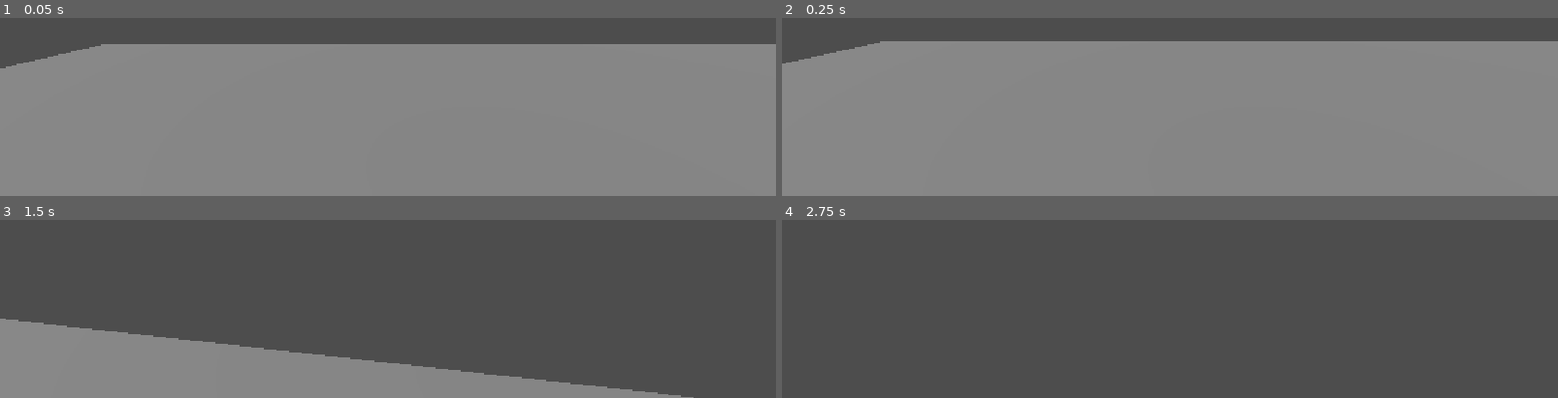
Above: before the commit, frames 1-4 (two rows, left to right).
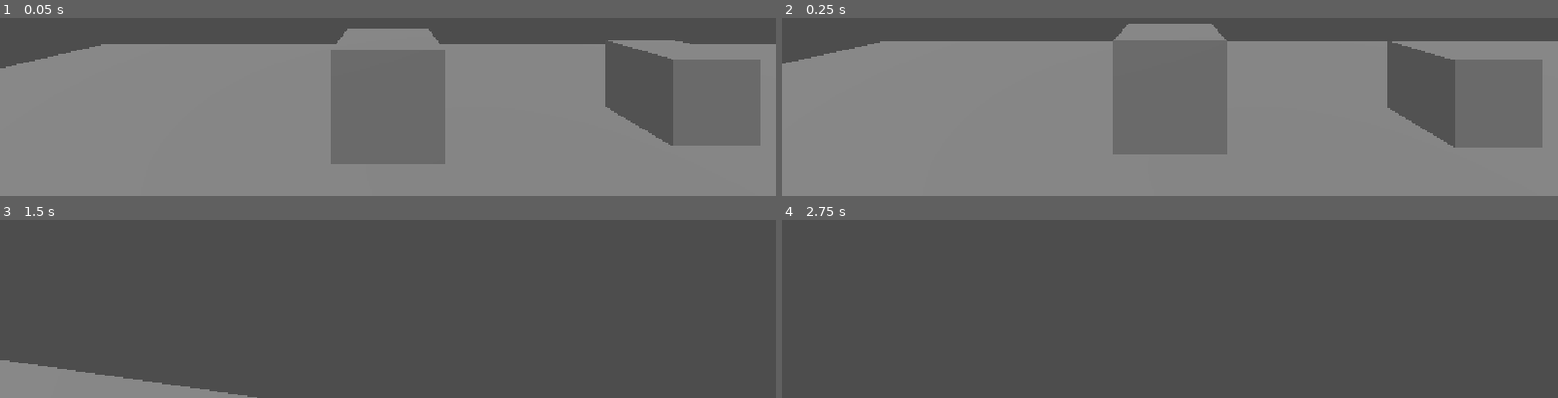
Above: after the commit, the same moments.

Repository: greedisfaust/fowl-play-project
Game: Godot game, scene res://arena/test_arena.tscn
The game is run twice, just before and just after one commit, with the same random seed, the same clock (stepped at 60 frames per second) and the same inputs.
Inputs (mouse positions are in pixels of both pictures, inside the frame that each line leads up to):
- Up to frame 1 (0.05 s): no input
- Up to frame 2 (0.25 s): no input
- Up to frame 3 (1.5 s): tap Enter at 0.5 s; move the mouse to (outside the picture) at 0.52 s; hold E (interact, bound only after the commit) 0.53-1.28 s; hold W (move_forward) from 0.53 s (still down); tap Space (jump) at 0.77 s; click (outside the picture) at 0.8 s; move the mouse to (outside the picture) at 1.27 s; click (outside the picture) at 1.35 s
- Up to frame 4 (2.75 s): keep holding W (move_forward); tap Space (jump) at 1.52, 2 s; tap E (interact, bound only after the commit) at 1.55 s; move the mouse to (outside the picture) at 2.02 s; hold E (interact, bound only after the commit) from 2.03 s (still down); click (outside the picture) at 2.3 s

The runs differ from the first frame. In frame 1, 20% of the frame differs, in the area x 42-98%, y 5-83%; in frame 2, 20%, in the area x 42-98%, y 3-77%; in frame 3, 16%; in frame 4, nothing differs.

Commit message:
feat: added props & ray cast interaction focus
Implement focus-based interactions, a test USE device, reusable prop profiles, and a GRAB prop scene. Add headless M1 checks, debug instrumentation, input mapping, arena integration, and session/project documentation for the verified interaction milestone.

Diff:
--- a/fowl-play/arena/test_arena.tscn
+++ b/fowl-play/arena/test_arena.tscn
@@ -2,12 +2,19 @@
 
 [ext_resource type="Script" uid="uid://n6lbgq5xyb75" path="res://arena/test_arena.gd" id="1_555b8"]
 [ext_resource type="PackedScene" uid="uid://p4yueflmbgmy" path="res://ui/debug/debug_console.tscn" id="2_nr24g"]
+[ext_resource type="Script" uid="uid://46ghk5d3vk2r" path="res://interaction/debug_use_device.gd" id="3_6pj3w"]
+[ext_resource type="Script" uid="uid://dd5c04repreo1" path="res://interaction/interactable.gd" id="3_555b8"]
+[ext_resource type="PackedScene" uid="uid://330xhwqju48a" path="res://props/base_prop.tscn" id="5_5fshk"]
 
 [sub_resource type="BoxShape3D" id="BoxShape3D_g4v7s"]
 size = Vector3(20, 1, 20)
 
 [sub_resource type="BoxMesh" id="BoxMesh_g4v7s"]
 size = Vector3(20, 1, 20)
+
+[sub_resource type="BoxShape3D" id="BoxShape3D_yf5fn"]
+
+[sub_resource type="BoxMesh" id="BoxMesh_yf5fn"]
 
 [node name="TestArena" type="Node3D" unique_id=2059650083]
 script = ExtResource("1_555b8")
@@ -44,3 +51,22 @@
 
 [node name="Spawn4" type="Marker3D" parent="SpawnPoints" unique_id=738784350]
 transform = Transform3D(1, 0, 0, 0, 1, 0, 0, 0, 1, 3, 0.6, 3)
+
+[node name="TestUseDevice" type="StaticBody3D" parent="." unique_id=922168010]
+transform = Transform3D(1, 0, 0, 0, 1, 0, 0, 0, 1, -3, 1, -6)
+collision_layer = 2
+collision_mask = 0
+script = ExtResource("3_6pj3w")
+
+[node name="CollisionShape3D" type="CollisionShape3D" parent="TestUseDevice" unique_id=1470592253]
+shape = SubResource("BoxShape3D_yf5fn")
+
+[node name="BoxMesh" type="MeshInstance3D" parent="TestUseDevice" unique_id=455788368]
+mesh = SubResource("BoxMesh_yf5fn")
+
+[node name="Interactable" type="Node" parent="TestUseDevice" unique_id=1967087521]
+script = ExtResource("3_555b8")
+prompt_text = "Toggle Test Device"
+
+[node name="TestGrabProp" parent="." unique_id=1566184061 instance=ExtResource("5_5fshk")]
+transform = Transform3D(1, 0, 0, 0, 1, 0, 0, 0, 1, 0, 1, -6)
--- /dev/null
+++ b/fowl-play/interaction/debug_use_device.gd
@@ -0,0 +1,26 @@
+## Minimal M1 USE device for the test arena.
+## Owns a toggled active state so the interaction path has an observable result.
+
+extends Node3D
+
+@onready var interactable: Interactable = $Interactable
+@onready var debug_hub: Node = get_node("/root/DebugHub")
+
+var is_active: bool = false
+var _debug_watch_name: StringName
+
+func _ready() -> void:
+	interactable.interacted.connect(_on_interacted)
+	_debug_watch_name = StringName("interact/device/%s/active" % name)
+	debug_hub.call("watch", _debug_watch_name, func() -> bool: return is_active)
+
+func _exit_tree() -> void:
+	if is_instance_valid(debug_hub):
+		debug_hub.call("unwatch", _debug_watch_name)
+
+func _on_interacted(_actor: Node, action: StringName) -> void:
+	if action != &"use":
+		return
+	is_active = not is_active
+	if debug_hub.call("is_on", &"interact"):
+		debug_hub.call("log", &"interact", "%s active=%s" % [name, is_active])
--- /dev/null
+++ b/fowl-play/interaction/interactable.gd
@@ -0,0 +1,85 @@
+## Reusable interaction contract for devices, props, and limp players.
+## Owns interaction kind, prompt text, focus state, and interaction signals.
+
+class_name Interactable
+extends Node
+
+enum InteractionKind {
+	USE,
+	GRAB,
+	BOTH,
+}
+
+@export var kind: InteractionKind = InteractionKind.USE
+@export var prompt_text: String = ""
+
+signal focused_changed(focused: bool)
+signal interacted(actor: Node, action: StringName)
+
+var is_focused: bool = false
+var _highlight_material: StandardMaterial3D = null
+var _highlighted_geometry: Array[GeometryInstance3D] = []
+var _original_overlays: Array[Material] = []
+
+func action_for_input(input_action: StringName) -> StringName:
+	if input_action == &"primary":
+		if kind == InteractionKind.USE or kind == InteractionKind.BOTH:
+			return &"use"
+		return &""
+	if input_action == &"interact":
+		if kind == InteractionKind.GRAB or kind == InteractionKind.BOTH:
+			return &"grab"
+		if kind == InteractionKind.USE:
+			return &"use"
+	return &""
+
+func can_interact(actor: Node, action: StringName) -> bool:
+	return is_instance_valid(actor) and (action == &"use" or action == &"grab")
+
+func interact(actor: Node, action: StringName) -> bool:
+	if not can_interact(actor, action):
+		return false
+	interacted.emit(actor, action)
+	return true
+
+func set_focused(focused: bool) -> void:
+	if is_focused == focused:
+		return
+	is_focused = focused
+	if is_focused:
+		_apply_highlight()
+	else:
+		_clear_highlight()
+	focused_changed.emit(is_focused)
+
+func _apply_highlight() -> void:
+	var target: Node = get_parent()
+	if target == null:
+		return
+	_highlighted_geometry.clear()
+	_original_overlays.clear()
+	for child: Node in target.find_children("*", "GeometryInstance3D", true, false):
+		var geometry: GeometryInstance3D = child as GeometryInstance3D
+		if geometry == null:
+			continue
+		_highlighted_geometry.append(geometry)
+		_original_overlays.append(geometry.material_overlay)
+		geometry.material_overlay = _get_highlight_material()
+
+func _clear_highlight() -> void:
+	for index: int in _highlighted_geometry.size():
+		var geometry: GeometryInstance3D = _highlighted_geometry[index]
+		if is_instance_valid(geometry):
+			geometry.material_overlay = _original_overlays[index]
+	_highlighted_geometry.clear()
+	_original_overlays.clear()
+
+func _get_highlight_material() -> StandardMaterial3D:
+	if _highlight_material != null:
+		return _highlight_material
+	_highlight_material = StandardMaterial3D.new()
+	_highlight_material.albedo_color = Color(1.0, 0.85, 0.25, 1.0)
+	_highlight_material.emission_enabled = true
+	_highlight_material.emission = Color(0.35, 0.2, 0.02, 1.0)
+	_highlight_material.emission_energy_multiplier = 0.8
+	return _highlight_material
--- /dev/null
+++ b/fowl-play/player/focus.gd
@@ -0,0 +1,132 @@
+## Camera focus and interaction input for the local player.
+## Owns the focus ray, target highlighting, host-side validation, and debug hooks.
+
+extends Node3D
+
+const LAYERS = preload("res://core/layers.gd")
+const TUNING = preload("res://core/tuning.gd")
+
+@export var actor_path: NodePath = NodePath("../../..")
+
+@onready var focus_ray: RayCast3D = $FocusRay
+@onready var debug_hub: Node = get_node("/root/DebugHub")
+
+var _actor: Node3D = null
+var _focused: Interactable = null
+var _active: bool = false
+var _debug_command_name: StringName
+var _debug_focus_watch_name: StringName
+
+func _ready() -> void:
+	_actor = get_node_or_null(actor_path) as Node3D
+	focus_ray.collision_mask = _focus_mask()
+	focus_ray.target_position = Vector3(0.0, 0.0, -TUNING.REACH_M)
+	_debug_command_name = StringName("interact_use_%s" % get_parent().get_parent().get_parent().name)
+	_debug_focus_watch_name = StringName("interact/focused/%s" % get_parent().get_parent().get_parent().name)
+	debug_hub.call(
+		"watch",
+		_debug_focus_watch_name,
+		func() -> String:
+			return _focused.prompt_text if _focused != null else ""
+	)
+	debug_hub.call(
+		"command",
+		_debug_command_name,
+		_debug_use_focused,
+		"Use the currently focused interaction target.",
+		true,
+		false
+	)
+	set_process_unhandled_input(false)
+
+func _exit_tree() -> void:
+	if _focused != null:
+		_focused.set_focused(false)
+	if not is_instance_valid(debug_hub):
+		return
+	debug_hub.call("unregister_command", _debug_command_name)
+	debug_hub.call("unwatch", _debug_focus_watch_name)
+
+func set_active(active: bool) -> void:
+	_active = active
+	set_process_unhandled_input(active)
+
+func _process(_delta: float) -> void:
+	if not _active:
+		return
+	_update_focus()
+
+func _unhandled_input(event: InputEvent) -> void:
+	if not _active or bool(debug_hub.call("is_console_open")):
+		return
+	if event.is_action_pressed("primary"):
+		_try_interact(&"primary")
+	elif event.is_action_pressed("interact"):
+		_try_interact(&"interact")
+
+func _update_focus() -> void:
+	focus_ray.force_raycast_update()
+	var candidate: Interactable = _find_interactable(focus_ray.get_collider() as Node)
+	if candidate == _focused:
+		return
+	if _focused != null:
+		_focused.set_focused(false)
+	if candidate != null:
+		candidate.set_focused(true)
+		_debug_log("Focused %s" % candidate.prompt_text)
+	_focused = candidate
+
+func _try_interact(input_action: StringName) -> bool:
+	if _focused == null:
+		_debug_log("Interaction rejected: no focused target")
+		return false
+	var action: StringName = _focused.action_for_input(input_action)
+	if action == &"":
+		_debug_log("Interaction rejected: target does not accept %s" % input_action)
+		return false
+	if not _is_authority():
+		_debug_warn("Interaction rejected: local client authority is not available in M1")
+		return false
+	if not _is_valid_target(_focused):
+		_debug_warn("Interaction rejected: target failed host validation")
+		return false
+	if not _focused.interact(_actor, action):
+		_debug_warn("Interaction rejected by target: %s" % _focused.prompt_text)
+		return false
+	_debug_log("Interaction accepted: %s action=%s" % [_focused.prompt_text, action])
+	return true
+
+func _debug_use_focused(_args: Array[Variant]) -> String:
+	return "Interaction accepted." if _try_interact(&"interact") else "Interaction rejected."
+
+func _is_authority() -> bool:
+	return multiplayer.multiplayer_peer == null or multiplayer.is_server()
+
+func _is_valid_target(target: Interactable) -> bool:
+	if _actor == null or not is_instance_valid(_actor):
+		return false
+	var target_node: Node3D = target.get_parent() as Node3D
+	if target_node == null:
+		return false
+	return _actor.global_position.distance_to(target_node.global_position) <= TUNING.REACH_M
+
+func _find_interactable(node: Node) -> Interactable:
+	var current: Node = node
+	while current != null:
+		if current is Interactable:
+			return current as Interactable
+		var component: Interactable = current.get_node_or_null("Interactable") as Interactable
+		if component != null:
+			return component
+		current = current.get_parent()
+	return null
+
+func _focus_mask() -> int:
+	return (1 << (LAYERS.DEVICES - 1)) | (1 << (LAYERS.PROPS - 1)) | (1 << (LAYERS.LIMP_BODIES - 1))
+
+func _debug_log(message: String) -> void:
+	if debug_hub.call("is_on", &"interact"):
+		debug_hub.call("log", &"interact", message)
+
+func _debug_warn(message: String) -> void:
+	debug_hub.call("warn", &"interact", message)
--- a/fowl-play/player/player.gd
+++ b/fowl-play/player/player.gd
@@ -11,6 +11,7 @@
 
 @onready var head: Node3D = $Head
 @onready var camera: Camera3D = $Head/Camera3D
+@onready var focus: Node = get_node_or_null("Head/Camera3D/Focus")
 @onready var debug_hub: Node = get_node("/root/DebugHub")
 
 var _pitch_radians: float = 0.0
@@ -23,6 +24,8 @@
 	camera.current = is_local_player
 	set_process_unhandled_input(is_local_player)
 	set_physics_process(is_local_player)
+	if focus != null:
+		focus.call("set_active", is_local_player)
 	_debug_command_name = StringName("player_status_%s" % name)
 	_debug_speed_watch_name = StringName("player/%s/speed_mps" % name)
 	_debug_floor_watch_name = StringName("player/%s/on_floor" % name)
--- a/fowl-play/player/player.tscn
+++ b/fowl-play/player/player.tscn
@@ -1,6 +1,7 @@
 [gd_scene format=3 uid="uid://cekl57c15blgh"]
 
 [ext_resource type="Script" uid="uid://djeisjdkdfl3t" path="res://player/player.gd" id="1_oul6g"]
+[ext_resource type="Script" uid="uid://j6ue4b8hbpys" path="res://player/focus.gd" id="2_rkbax"]
 
 [sub_resource type="CapsuleShape3D" id="CapsuleShape3D_yf5fn"]
 radius = 0.35
@@ -28,3 +29,10 @@
 
 [node name="Camera3D" type="Camera3D" parent="Head" unique_id=1396311451]
 current = true
+
+[node name="Focus" type="Node3D" parent="Head/Camera3D" unique_id=996878220]
+script = ExtResource("2_rkbax")
+
+[node name="FocusRay" type="RayCast3D" parent="Head/Camera3D/Focus" unique_id=290176198]
+target_position = Vector3(0, 0, -3.2)
+collision_mask = 38
--- a/fowl-play/project.godot
+++ b/fowl-play/project.godot
@@ -56,7 +56,8 @@
 }
 interact={
 "deadzone": 0.2,
-"events": []
+"events": [Object(InputEventKey,"resource_local_to_scene":false,"resource_name":"","device":-1,"window_id":0,"alt_pressed":false,"shift_pressed":false,"ctrl_pressed":false,"meta_pressed":false,"pressed":false,"keycode":0,"physical_keycode":69,"key_label":0,"unicode":101,"location":0,"echo":false,"script":null)
+]
 }
 primary={
 "deadzone": 0.2,
--- /dev/null
+++ b/fowl-play/props/base_prop.tscn
@@ -0,0 +1,27 @@
+[gd_scene format=3 uid="uid://330xhwqju48a"]
+
+[ext_resource type="Script" uid="uid://dyw4wgr3svwvg" path="res://props/prop.gd" id="1_vjebb"]
+[ext_resource type="Resource" uid="uid://cs0jm65kihqf7" path="res://props/profiles/test_light_prop.tres" id="2_cbkc4"]
+[ext_resource type="Script" uid="uid://dd5c04repreo1" path="res://interaction/interactable.gd" id="3_50vx6"]
+
+[sub_resource type="BoxShape3D" id="BoxShape3D_57qmd"]
+size = Vector3(0.8, 0.8, 0.8)
+
+[sub_resource type="BoxMesh" id="BoxMesh_57qmd"]
+size = Vector3(0.8, 0.8, 0.8)
+
+[node name="TestGrabProp" type="RigidBody3D" unique_id=1566184061]
+collision_layer = 4
+script = ExtResource("1_vjebb")
+profile = ExtResource("2_cbkc4")
+
+[node name="CollisionShape3D" type="CollisionShape3D" parent="." unique_id=1075079509]
+shape = SubResource("BoxShape3D_57qmd")
+
+[node name="MeshInstance3D" type="MeshInstance3D" parent="." unique_id=1806579521]
+mesh = SubResource("BoxMesh_57qmd")
+
+[node name="Interactable" type="Node" parent="." unique_id=1472636194]
+script = ExtResource("3_50vx6")
+kind = 1
+prompt_text = "Grab Test Prop"
--- /dev/null
+++ b/fowl-play/props/profiles/test_light_prop.tres
@@ -0,0 +1,9 @@
+[gd_resource type="Resource" script_class="PropProfile" format=3 uid="uid://cs0jm65kihqf7"]
+
+[ext_resource type="Script" uid="uid://bw1bicstmeec7" path="res://props/prop_profile.gd" id="1_d0438"]
+
+[resource]
+script = ExtResource("1_d0438")
+weight_class = 0
+size_class = &"small"
+metadata/_custom_type_script = "uid://bw1bicstmeec7"
--- /dev/null
+++ b/fowl-play/props/prop.gd
@@ -0,0 +1,40 @@
+## Base runtime behavior for an editor-authored simulated prop.
+## Owns profile validation and the M1 grab interaction signal.
+
+class_name Prop
+extends RigidBody3D
+
+const LAYERS = preload("res://core/layers.gd")
+
+@export var profile: PropProfile = null
+
+@onready var interactable: Interactable = $Interactable
+@onready var debug_hub: Node = get_node("/root/DebugHub")
+
+var _debug_profile_watch_name: StringName
+
+func _ready() -> void:
+	collision_layer = 1 << (LAYERS.PROPS - 1)
+	collision_mask = LAYERS.LAYER_MASK_PROPS
+	if profile == null:
+		debug_hub.call("warn", &"props", "%s has no PropProfile" % name)
+	else:
+		_debug_profile_watch_name = StringName("props/%s/pickup_allowed" % name)
+		debug_hub.call(
+			"watch",
+			_debug_profile_watch_name,
+			func() -> bool: return profile.pickup_allowed
+		)
+	interactable.interacted.connect(_on_interacted)
+
+func _exit_tree() -> void:
+	if is_instance_valid(debug_hub) and not _debug_profile_watch_name.is_empty():
+		debug_hub.call("unwatch", _debug_profile_watch_name)
+
+func _on_interacted(_actor: Node, action: StringName) -> void:
+	if action != &"grab":
+		return
+	if profile == null or not profile.pickup_allowed:
+		debug_hub.call("warn", &"props", "%s rejected grab: pickup is disabled" % name)
+		return
+	debug_hub.call("log", &"props", "%s grab accepted; carry is deferred to M6" % name)
--- /dev/null
+++ b/fowl-play/props/prop_profile.gd
@@ -0,0 +1,17 @@
+## Shared configuration resource for simulated props.
+## Owns weight, pickup, throwable, and size classification without per-prop constants.
+
+class_name PropProfile
+extends Resource
+
+enum WeightClass {
+	LIGHT,
+	MEDIUM,
+	HEAVY,
+	IMMOVABLE,
+}
+
+@export var weight_class: WeightClass = WeightClass.MEDIUM
+@export var pickup_allowed: bool = true
+@export var throwable: bool = true
+@export var size_class: StringName = &"medium"
--- /dev/null
+++ b/fowl-play/tests/m1_interaction_test.gd
@@ -0,0 +1,58 @@
+## Headless M1 checks for the reusable interaction contract.
+## Verifies input resolution, focus state, highlighting, and interaction signals.
+
+extends SceneTree
+
+var _failed: bool = false
+var _interacted: bool = false
+
+func _initialize() -> void:
+	call_deferred("_run")
+
+func _run() -> void:
+	var target: Node3D = Node3D.new()
+	target.name = "M1Target"
+	root.add_child(target)
+	var mesh: MeshInstance3D = MeshInstance3D.new()
+	mesh.mesh = BoxMesh.new()
+	target.add_child(mesh)
+	var interactable: Interactable = Interactable.new()
+	interactable.kind = Interactable.InteractionKind.BOTH
+	interactable.prompt_text = "Test target"
+	target.add_child(interactable)
+	var actor: Node3D = Node3D.new()
+	root.add_child(actor)
+	interactable.interacted.connect(_on_interacted)
+
+	if interactable.action_for_input(&"primary") != &"use":
+		_fail("BOTH target did not resolve primary to use")
+	if interactable.action_for_input(&"interact") != &"grab":
+		_fail("BOTH target did not resolve interact to grab")
+	if not interactable.interact(actor, &"use"):
+		_fail("Valid use interaction was rejected")
+	if not _interacted:
+		_fail("Interaction signal was not emitted")
+	interactable.set_focused(true)
+	if not interactable.is_focused:
+		_fail("Focus state did not enable")
+	if mesh.material_overlay == null:
+		_fail("Focused target did not receive a highlight overlay")
+	interactable.set_focused(false)
+	if interactable.is_focused:
+		_fail("Focus state did not clear")
+	if mesh.material_overlay != null:
+		_fail("Highlight overlay was not restored")
+	target.free()
+	actor.free()
+	if _failed:
+		quit(1)
+		return
+	print("M1 interaction checks passed")
+	quit(0)
+
+func _on_interacted(_actor: Node, _action: StringName) -> void:
+	_interacted = true
+
+func _fail(message: String) -> void:
+	_failed = true
+	push_error(message)
Not shown, added: fowl-play/interaction/debug_use_device.gd.uid
Not shown, added: fowl-play/interaction/interactable.gd.uid
Not shown, added: fowl-play/player/focus.gd.uid
Not shown, added: fowl-play/props/prop.gd.uid
Not shown, added: fowl-play/props/prop_profile.gd.uid
Not shown, added: fowl-play/tests/m1_interaction_test.gd.uid
Not shown, changed: docs/DEBUG.md
Not shown, changed: docs/PROJECT_STATE.md
Not shown, changed: docs/sessions/_ACTIVE.md
Not shown, added: docs/sessions/features-m1-interaction-one-prop.md
Not shown, added: docs/sessions/features-m2-hands.md
Not shown, changed: fowl-play/tests/run_checks.ps1
